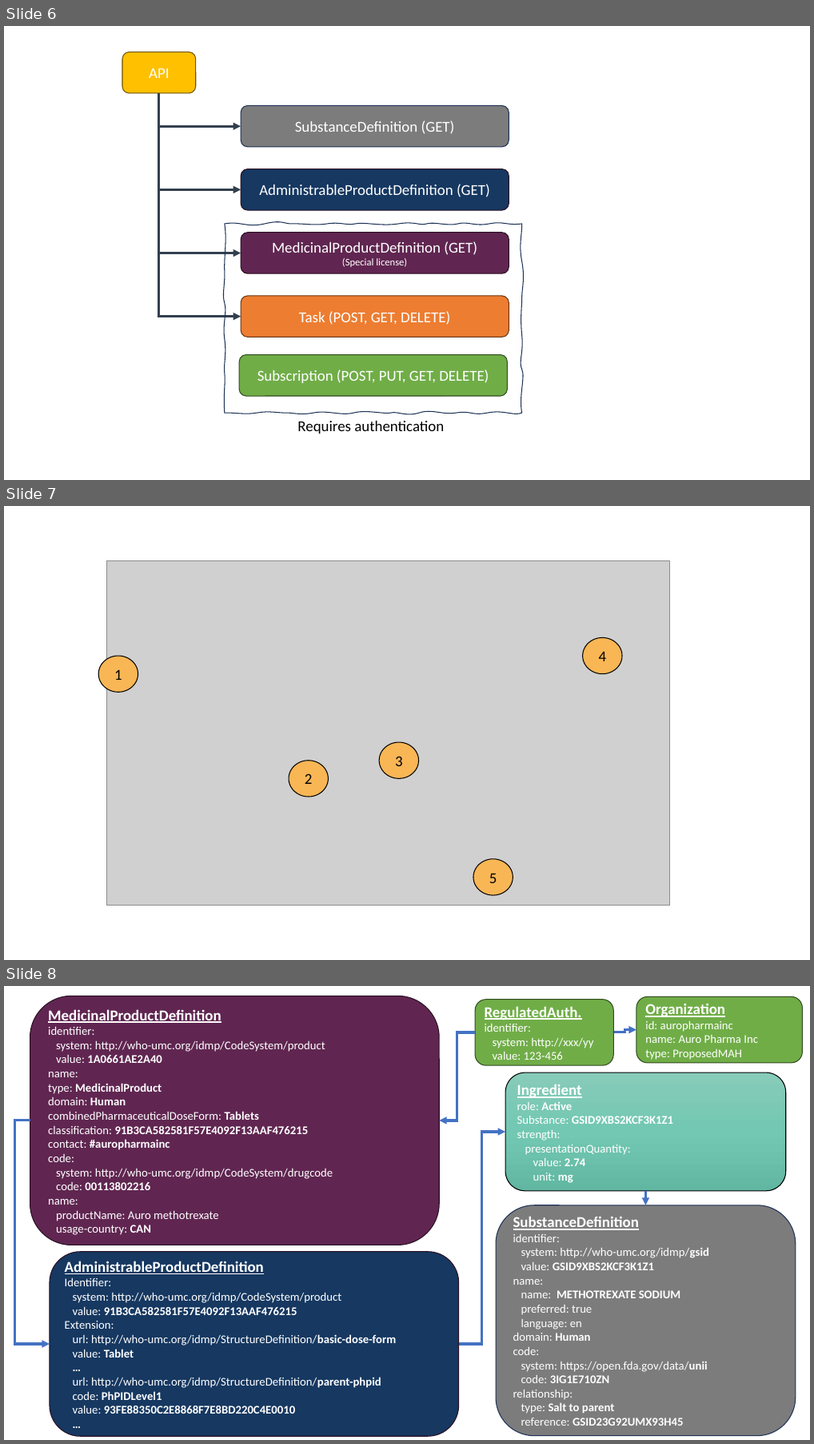
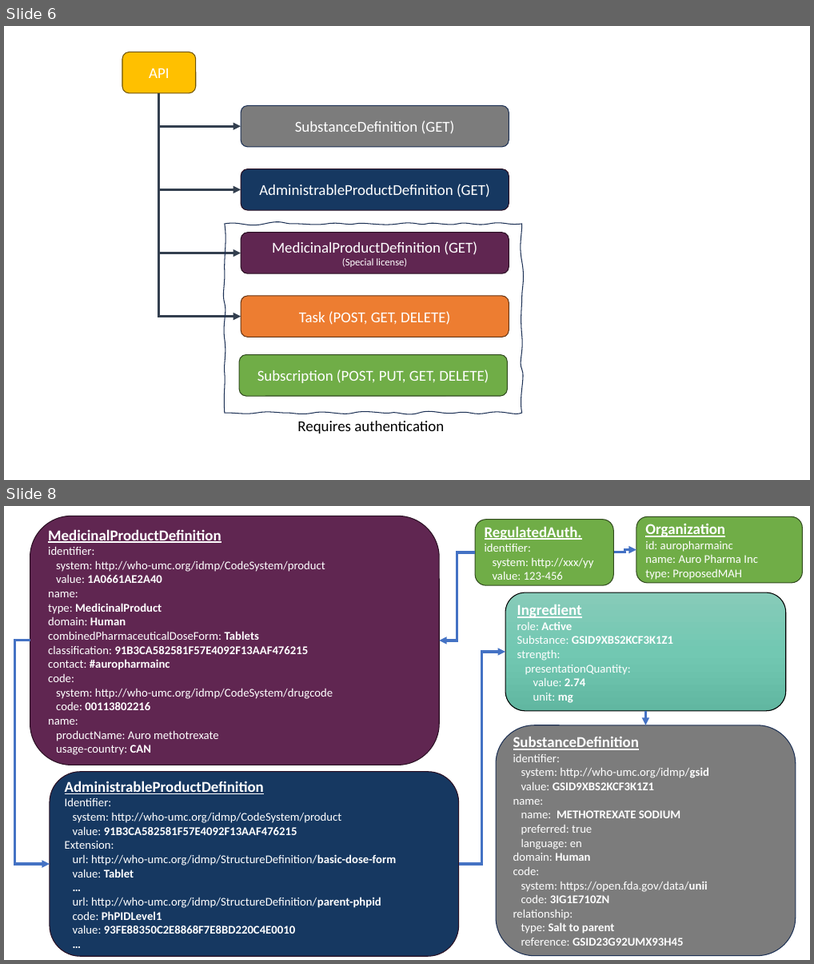
Before and after one commit to Uppsala-Monitoring-Centre/WHO-UMC-IDMP-Service, a slide deck: ImplementationGuideImages.pptx. Shown one above the other, each under a label of ours: slides 6, 7 and 8 before the commit, slides 6 and 8 after it; the slides between them are not shown. The pictures are 814x1444 and 814x964 pixels, drawn with LibreOffice and Linux fonts; fonts in the diff are those of the drawing; grey boxes stand for pictures. Boxes give left, top, right and bottom in pixels: in the first picture for what was removed or moved away, otherwise in the second. Text is boxed around its words. In the diff, an @@ line names an element or a change of style, - is before the commit and + after.

```diff
--- a/ImplementationGuideImages.pptx
+++ b/ImplementationGuideImages.pptx
@@ slide 7 removed at [4,506,810,960], background #FFFFFF @@
@@ picture removed at [107,561,670,905] @@
@@ ellipse removed at [583,637,622,673] @@
-4
@@ ellipse removed at [98,656,138,692] @@
-1
@@ ellipse removed at [380,742,419,778] @@
-3
@@ ellipse removed at [289,760,328,796] @@
-2
@@ ellipse removed at [474,859,513,895] @@
-5
```
Also in this commit, not shown: 1 slide added, 1 other file.
